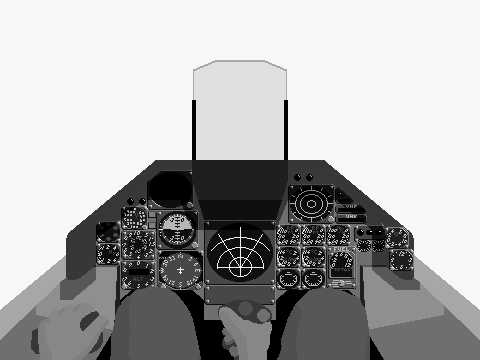
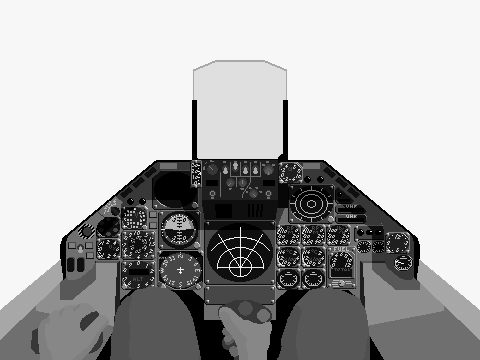
Layers edited between the first and the second 480x360 image:
painted on "TornadoADV_Hood" over <box>60,100,420,280</box>
painted on "TornadoADV_Frgr" over <box>66,160,384,280</box>
painted on "TornadoADV_Bkgr" over <box>96,170,386,265</box>
painted on "TornadoADV_Frame" over <box>36,160,444,330</box>
